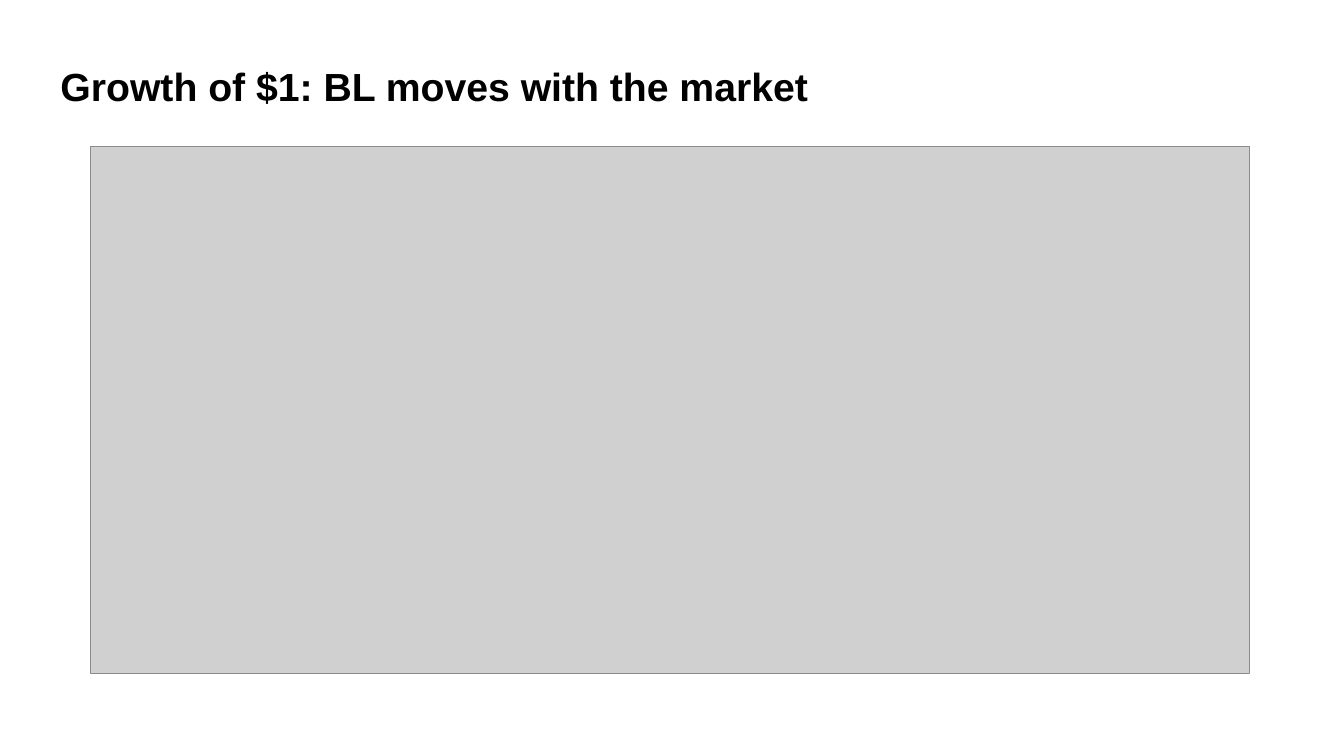
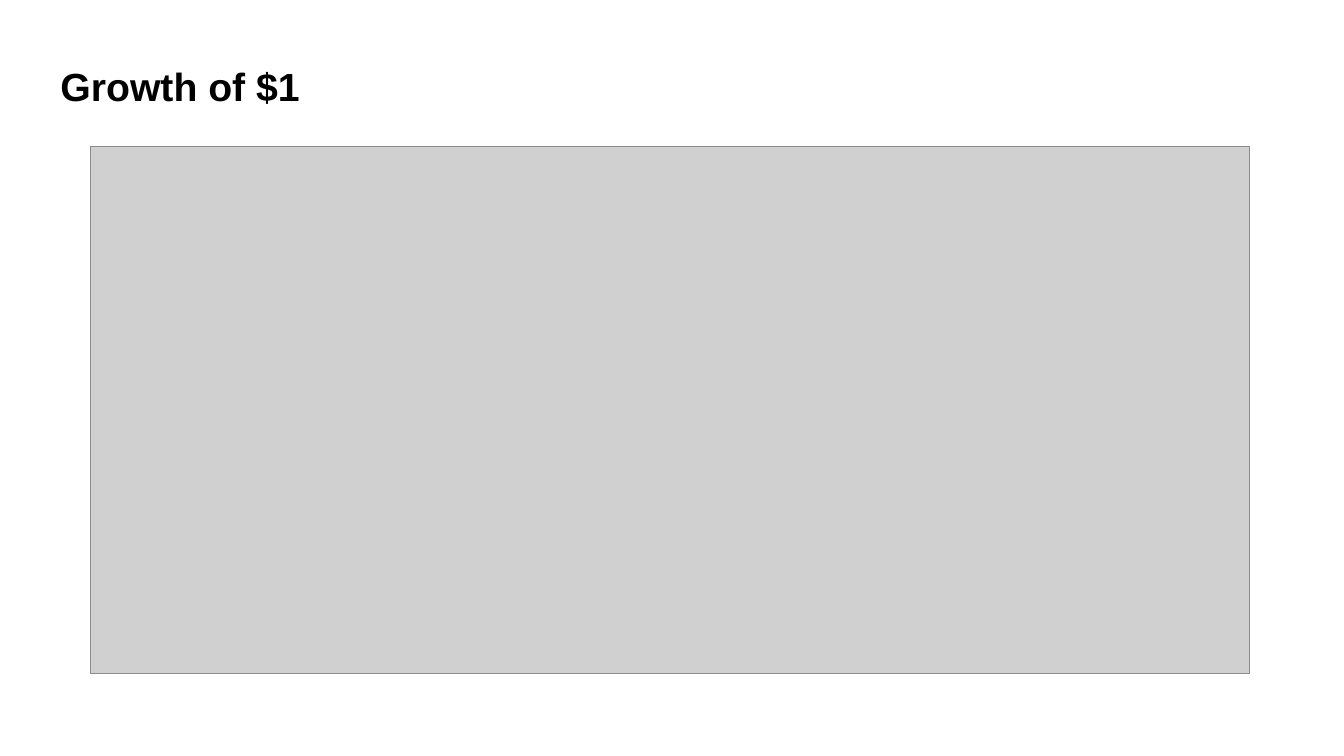
Before and after one commit to mateopreve-dev/quant-finance-project, a slide deck: slide 5 of slides/Project4_MomentumBL.pptx. Drawn at 1344x756 pixels with LibreOffice and Linux fonts; fonts in the diff are those of the drawing; grey boxes stand for pictures. Boxes give left, top, right and bottom in pixels: in the first picture for what was removed or moved away, otherwise in the second. Text is boxed around its words. In the diff, an @@ line names an element or a change of style, - is before the commit and + after.

```diff
--- a/slides/Project4_MomentumBL.pptx
+++ b/slides/Project4_MomentumBL.pptx
@@ title at (60,72,300,104): text changed @@
-Growth of $1: BL moves with the market
+Growth of $1
```
Also in this commit, not shown: 4 other slides changed, 3 slides added, 5 slides removed.
